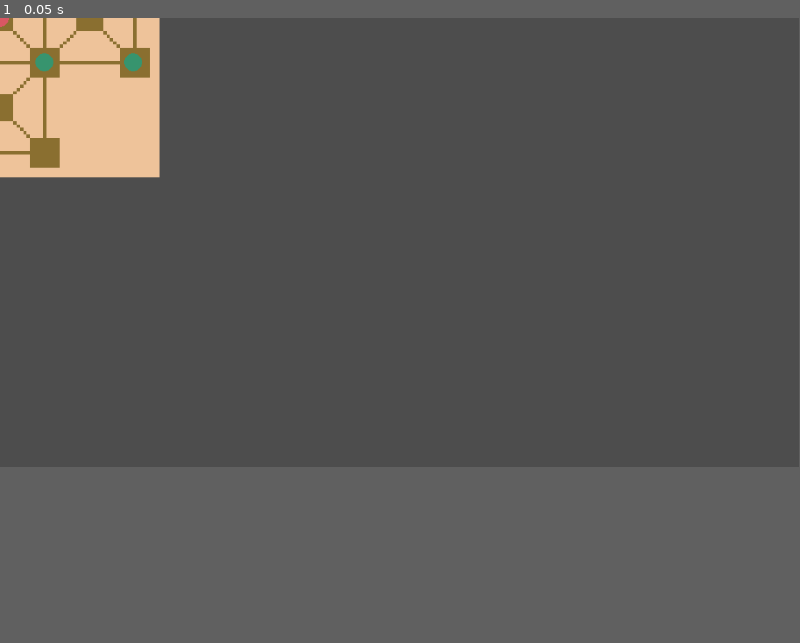
Above: before the commit, frame 1.
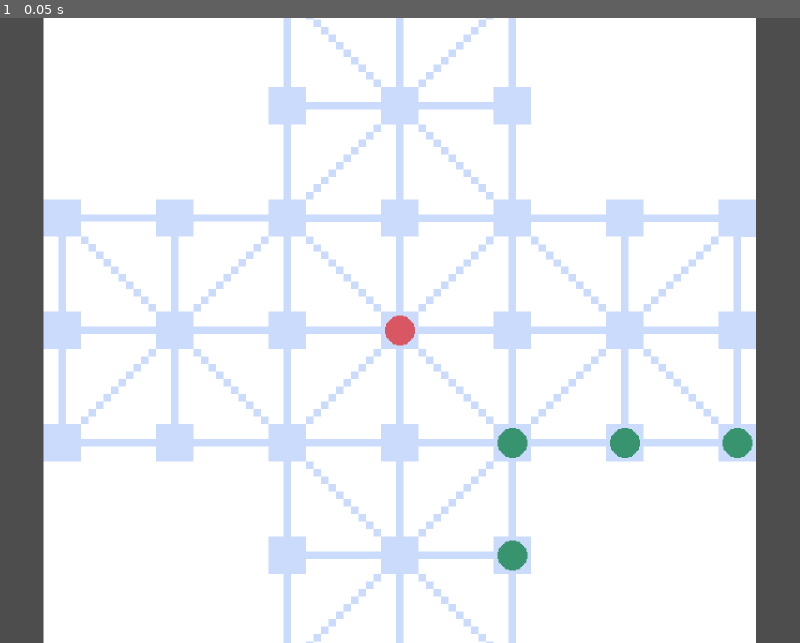
Above: after the commit, the same moment.

Repository: AndreiDuma/nature-vs-xmas-capitalism
Game: Godot game, scene res://scenes/main.tscn
Two runs of this game, one before a commit and one after it. Both use one fixed random seed, a clock stepped at 60 frames per second and the inputs below.
Inputs:
- Up to frame 1 (0.05 s): no input
The window is 799x449 before the commit and 800x625 after it. Grey fills any space a smaller window leaves; there, only what the larger window draws over its background counts as a difference.

The runs differ from the first frame. In frame 1, 71% of the frame differs, in the area x 0-100%, y 0-100%.

Commit message:
Begin board logic

Diff:
--- a/project.godot
+++ b/project.godot
@@ -15,6 +15,11 @@
 config/features=PackedStringArray("4.5", "Forward Plus")
 config/icon="res://icon.svg"
 
+[display]
+
+window/size/viewport_width=2048
+window/size/viewport_height=2048
+
 [rendering]
 
 textures/canvas_textures/default_texture_filter=0
--- /dev/null
+++ b/scenes/board.gd
@@ -0,0 +1,41 @@
+extends Node2D
+
+enum Allowed {Y, N}
+enum Entity {S, T}
+
+const allowed_positions = [
+	[0, 0, 1, 0, 1, 0, 0],
+	[0, 0, 0, 1, 0, 0, 0],
+	[1, 0, 1, 0, 1, 0, 1],
+	[0, 1, 0, 1, 0, 1, 0],
+	[1, 0, 1, 0, 1, 0, 1],
+	[0, 0, 0, 1, 0, 0, 0],
+	[0, 0, 1, 0, 1, 0, 0],
+]
+
+
+
+static func is_allowed_position(x: int, y: int) -> bool:
+	if x < 0 || x > 6 || y < 0 || y > 6:
+		return false
+	return allowed_positions[x][y] == 1
+
+static func neighbor_positions(x: int, y: int, include_diagonals=true) -> Array:
+	assert(is_allowed_position(x, y))
+	var candidates = []
+	if x % 2 == 0 and y % 2 == 0:
+		for dx_dy in [[-2, 0], [0, -2], [2, 0], [0, 2]]:
+			var dx = dx_dy[0]
+			var dy = dx_dy[1]
+			candidates.append([x + dx, y + dy])
+	if include_diagonals:
+		for dx in [-1, 1]:
+			for dy in [-1, 1]:
+				candidates.append([x + dx, y + dy])
+	return candidates.filter(func (x_y):
+		return is_allowed_position(x_y[0], x_y[1])
+	)
+
+func _ready() -> void:
+	print(neighbor_positions(2, 2))
+	print(neighbor_positions(2, 2, false))
--- a/scenes/board.tscn
+++ b/scenes/board.tscn
@@ -1,9 +1,11 @@
-[gd_scene load_steps=2 format=3 uid="uid://dlhyfw5yggq1d"]
+[gd_scene load_steps=3 format=3 uid="uid://dlhyfw5yggq1d"]
 
 [ext_resource type="Texture2D" uid="uid://bga8dn2gybjyt" path="res://assets/sprites/board.png" id="1_bw3vb"]
+[ext_resource type="Script" uid="uid://op1nkh5q0wq7" path="res://scenes/board.gd" id="1_tx6nw"]
 
 [node name="Board" type="Node2D"]
+script = ExtResource("1_tx6nw")
 
 [node name="Sprite2D" type="Sprite2D" parent="."]
-scale = Vector2(4.8, 4.8)
+scale = Vector2(6.4, 6.4)
 texture = ExtResource("1_bw3vb")
--- a/scenes/main.tscn
+++ b/scenes/main.tscn
@@ -6,12 +6,21 @@
 
 [node name="Main" type="Node2D"]
 
+[node name="Camera2D" type="Camera2D" parent="."]
+zoom = Vector2(3, 3)
+
 [node name="Board" parent="." instance=ExtResource("1_o5qli")]
 
 [node name="Santa" parent="." instance=ExtResource("2_0wfyh")]
 
 [node name="Tree" parent="." instance=ExtResource("3_sugp2")]
-position = Vector2(64, 64)
+position = Vector2(96, 96)
 
 [node name="Tree2" parent="." instance=ExtResource("3_sugp2")]
-position = Vector2(192, 64)
+position = Vector2(192, 96)
+
+[node name="Tree3" parent="." instance=ExtResource("3_sugp2")]
+position = Vector2(288, 96)
+
+[node name="Tree4" parent="." instance=ExtResource("3_sugp2")]
+position = Vector2(96, 192)
Binary file changed: assets/aseprite/board.aseprite
Binary file changed: assets/sprites/board.png
Not shown, added: scenes/board.gd.uid
